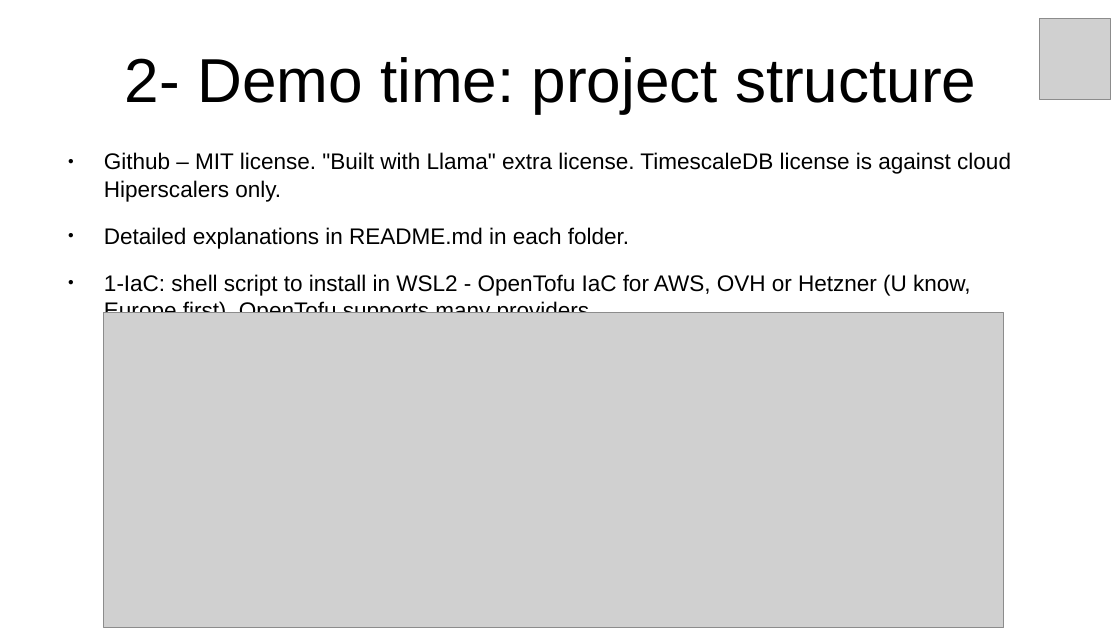
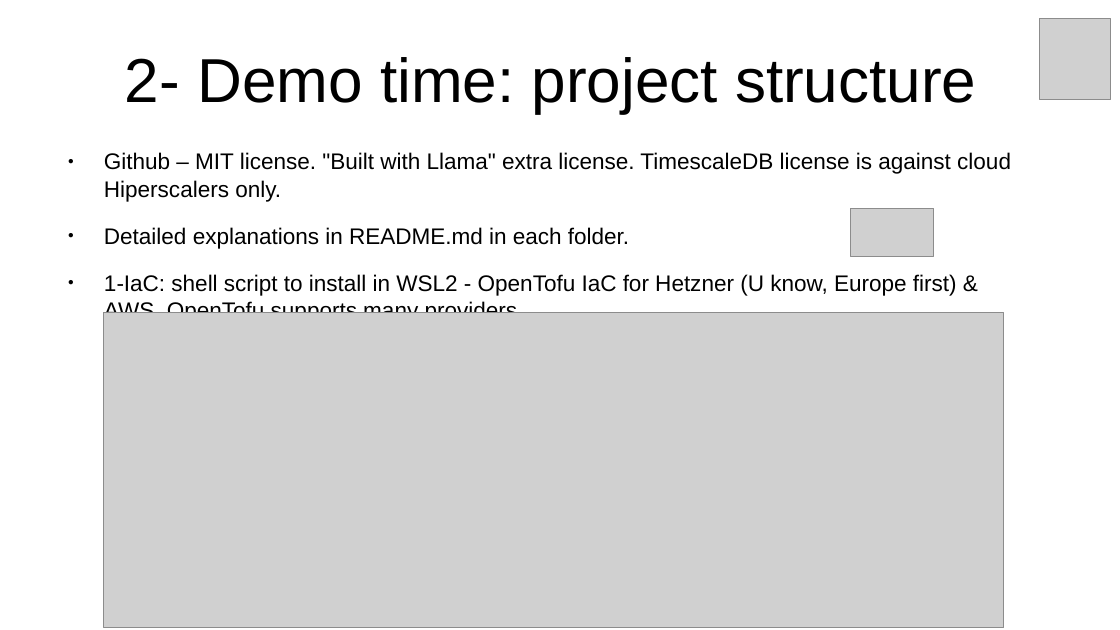
Before and after one commit to inigokintana/homelab-2-prod-ai-golden-path, a slide deck: slide 6 of docs/Presentation-homelab-2-prod-ai-golden-path.odp. Drawn at 1120x630 pixels with LibreOffice and Linux fonts; fonts in the diff are those of the drawing; grey boxes stand for pictures. Boxes give left, top, right and bottom in pixels: in the first picture for what was removed or moved away, otherwise in the second. Text is boxed around its words. In the diff, an @@ line names an element or a change of style, - is before the commit and + after.

```diff
--- a/docs/Presentation-homelab-2-prod-ai-golden-path.odp
+++ b/docs/Presentation-homelab-2-prod-ai-golden-path.odp
@@ picture added at <box>851,208,934,256</box> @@
@@ text at <box>104,274,957,313</box>: text changed @@
-● 1-IaC: shell script to install in WSL2 - OpenTofu IaC for AWS, OVH or Hetzner (U know, Europe first). OpenTofu supports many providers.
+● 1-IaC: shell script to install in WSL2 - OpenTofu IaC for Hetzner (U know, Europe first) & AWS. OpenTofu supports many providers.
```
Also in this commit, not shown: 8 other slides changed, 4 other files.
